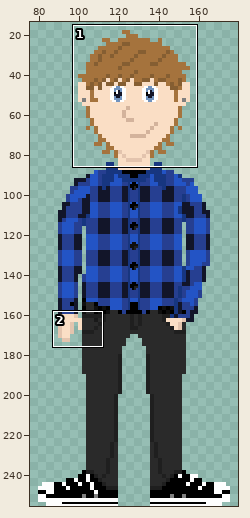
Edited in one commit: sprite sheet (atompx.png). The picture above shows the old version from afar; the outline marks the close-up.
Close-up. The starting point:
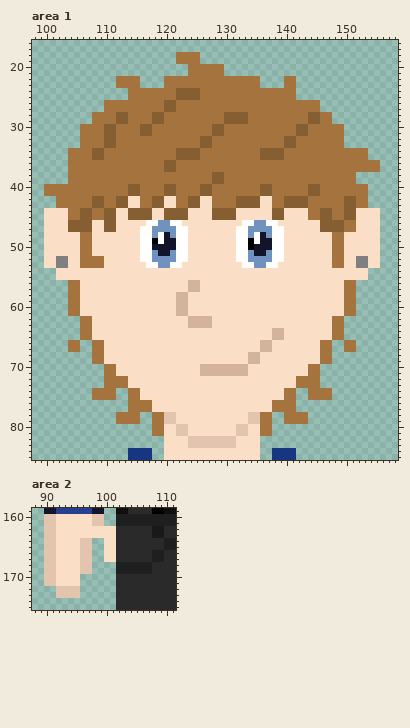
The file is 256x256 pixels. Colours within 5 levels of each other are drawn and written as one. Shown: area 1: x 98..158, y 16..85; area 2: x 88..111, y 159..175. The wide view leaves out empty margins. The commit also changed other parts of the picture, which this record leaves out.
Now the later version:
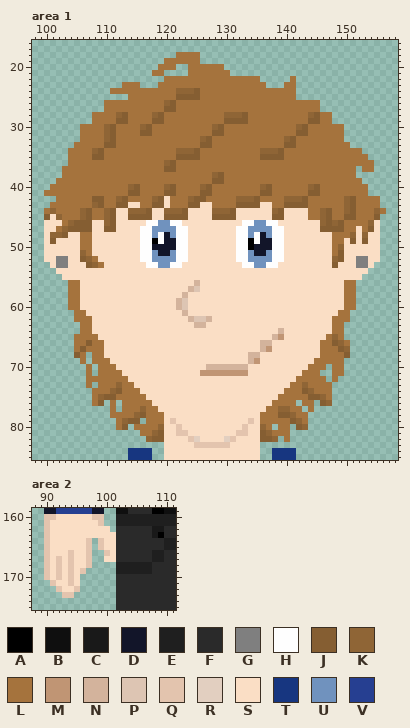
Palette (. is transparent): A #000000  B #0f0f0f  C #191919  D #121529  E #1f1f1f  F #2a2a2a  G #7f7f7f  H #fefefe  J #855e32  K #8f6536  L #a5733d  M #c09574  N #d3b39c  P #ddc5b3  Q #e3c4ae  R #e2cfc0  S #fadec5  T #173680  U #7092be  V #263f91
Difference:
Changed rows in their new state; - is an unchanged pixel.
Area 1:
first column x 100:
19 --------------------LL-----------------------------------
20 -------------------LLL-----------------------------------
21 ------------------LL----------L--------------------------
22 ------------....------------------------.----------------
23 ------------.------L----------------L--------------------
24 -----------LLL--------KKK--------------------------------
26 --------------------K------------------------------------
28 ------------K-----K-----------KKK-----------K------------
30 ----------K-----K-----------K-------------K--------------
31 ----------K----------------------------------------------
32 ----------K---------------K-------------K----------------
33 -----L--------------------------------------------L------
34 --------K-------------KKK-----------KKK--------------.---
36 --------------------K----------------------------------.-
37 ---L------------------------------------------------.--.-
38 ---L------------------------K----------------------------
39 --LL------------------------------------------------L----
40 .-------------K-----K-----K---------K-------K------------
42 ------------K-LL--K--L--K-JL----KKK-LL--KKK-------K---LL-
43 -L------K------------L----------------------------K---LL-
44 LKLL--K---K---KKK---KKK-----KKK-------K-------K---K-LLLKL
45 J-KL--K---K-----------------------------------K-----LLLJ-
46 ---LK-----K-----------------------------------K-K---LLK--
47 --LK-------------------------------------------------LJ--
48 -KKJ----------------------------------------------LK-K---
49 -J-------------------------------------------------J-J---
50 -------------------------------------------------K-------
51 ------K------------------------------------------J-------
52 ------JK-S--------------------------------------KJ-------
53 .-----SJK---------------------------------------JS-----.-
55 --.--------------------------------------------------.---
56 ------------------------S--------------------------------
57 -------------------------P-------------------------------
58 ----------------------S----------------------------------
59 -----------------------P---------------------------------
60 -----------------------P---------------------------------
61 ----.-L---------------S--------------------------L-.-----
62 -----L-------------------PP-----------------------L------
63 ------------------------S--S-----------------------------
64 --------------------------------------S------------------
65 -----L--L------------------------------M-------LK--------
66 ----.-LJ----------------------------------------JK-.-----
67 ----.-JL-----------------------------M----------LJK.-----
68 -----JL-----------------------------------------LLJ------
69 ------L---L------------------------M---------L--LL-------
70 -------L-L----------------S-------------------L-LL-------
71 -------L-L--L-------------MMMMMMMM---------L----LL-------
72 -------LLL------------------------------------L-L--------
73 -------L-L--K-L--------------------------L-K--LL---------
74 -----------KJL----------------------------LJK------------
75 ---------KJJLL--L----------------------L--LLJJK----------
76 --------LJ-L-L-----------------------------LL-JK---------
77 -----------L-L--K-L------------------L-KK-L-L------------
78 -----------L---KJL--SS------------SS--LJJK---------------
79 -------------KJJ-L--S--------------S--LL-JK--------------
80 ------------LJ-LLL-K---S--------S---K--LL-JK-------------
81 ----------------LLKJ----------------JKLLL----------------
82 -----------------KJJ-----RSSSSR-----JJK-L----------------
83 ------------------------S------S-------------------------
Area 2:
first column x 90:
161 -S------S-----------
162 -S---------.--------
163 -S-----------------A
164 -S----S--Q----------
165 -S----S--Q----------
166 -S--Q-S---Q---------
167 -SQ-Q-S-------------
168 -SQ-Q-S-------------
169 -SQ-Q--.------------
170 -SQ-Q---------------
171 .---Q---------------
172 ---SS---------------
173 --.--.--------------
Pixel boxes of the changes (left, top, right, bottom) in both close-ups:
changed: (44, 58, 386, 280)
changed: (68, 280, 356, 448)
changed: (44, 520, 116, 598)
changed: (158, 532, 164, 538)
